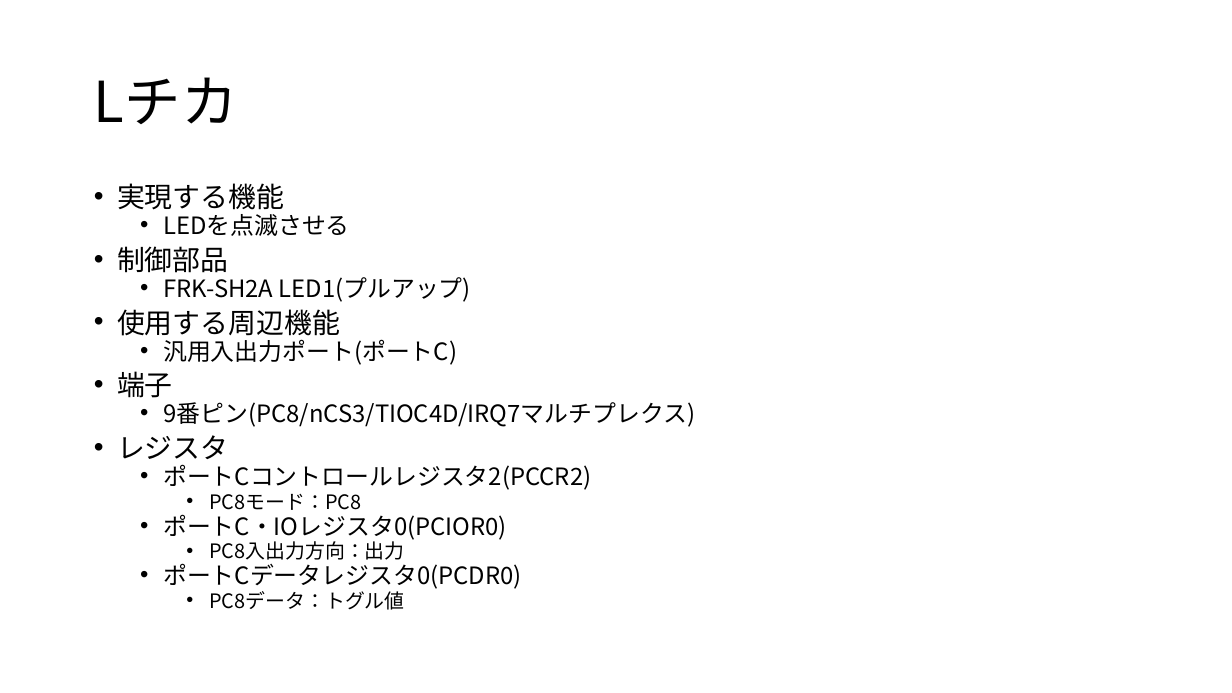
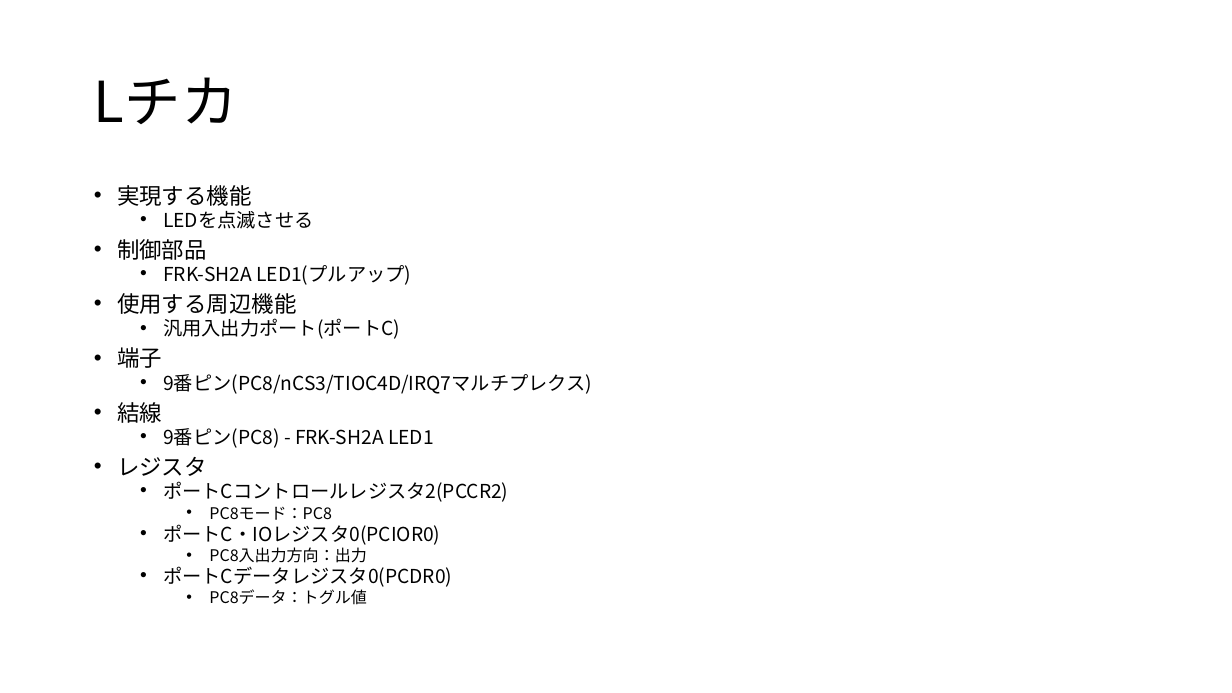
Before and after one commit to moku828/sh7262_an, a slide deck: slide 5 of SH7262アプリケーションノート.pptx. Drawn at 1232x693 pixels with LibreOffice and Linux fonts; fonts in the diff are those of the drawing. Boxes give left, top, right and bottom in pixels: in the first picture for what was removed or moved away, otherwise in the second. Text is boxed around its words. In the diff, an @@ line names an element or a change of style, - is before the commit and + after.

```diff
--- a/SH7262アプリケーションノート.pptx
+++ b/SH7262アプリケーションノート.pptx
@@ text at <box>117,185,592,587</box>: size 21.7 to 17.5 pt in "実現する機能", "制御部品", "使用する周辺機能", "端子" and 1 more places; size 18.6 to 15 pt in "LEDを点滅させる", "FRK-SH2A LED1(プルアップ)", "汎用入出力ポート(ポートC)", "9番ピン(PC8/nCS3/TIOC4D/IRQ7マルチプレクス)" and 3 more places; size 15.5 to 12.5 pt in "PC8モード：PC8", "PC8入出力方向：出力", "PC8データ：トグル値" @@
@@ text at <box>117,402,434,448</box>: paragraphs added @@
+• 結線
+  • 9番ピン(PC8) - FRK-SH2A LED1
```
Also in this commit, not shown: 2 other slides changed, 4 slides added, 5 other files.
